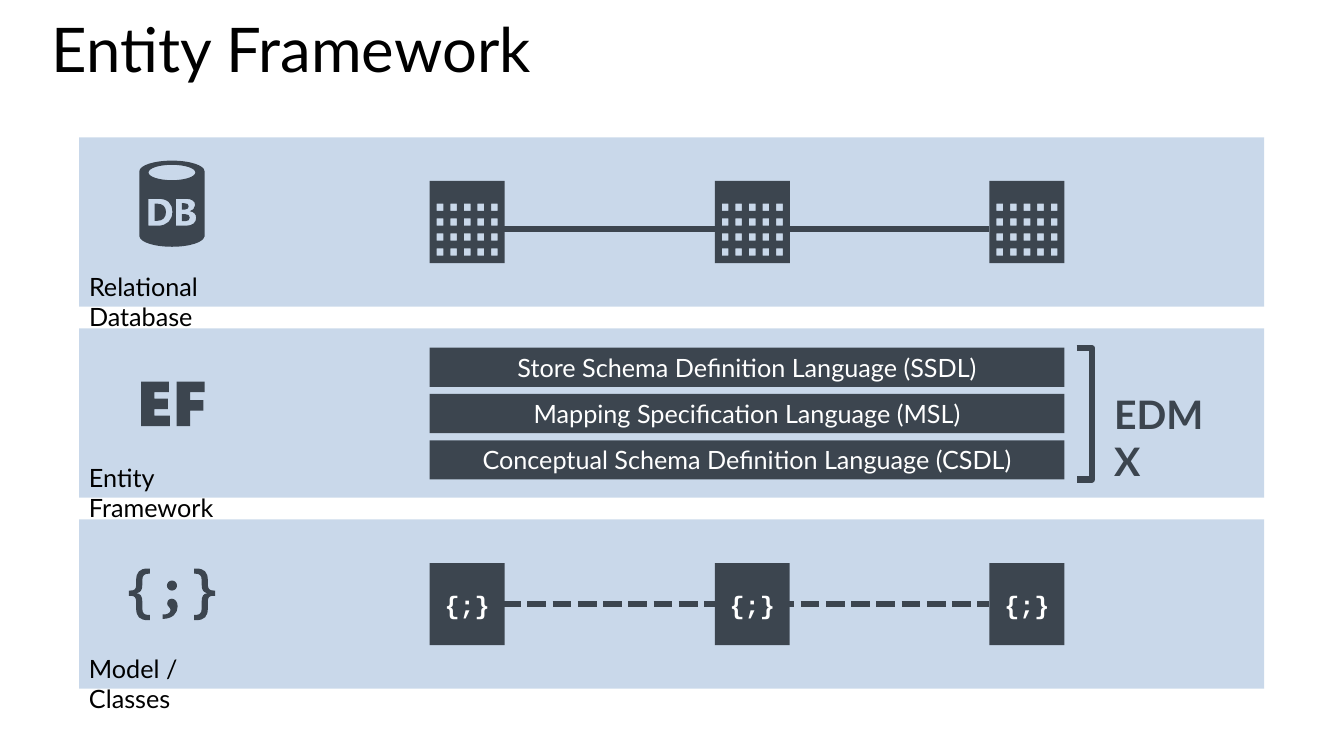
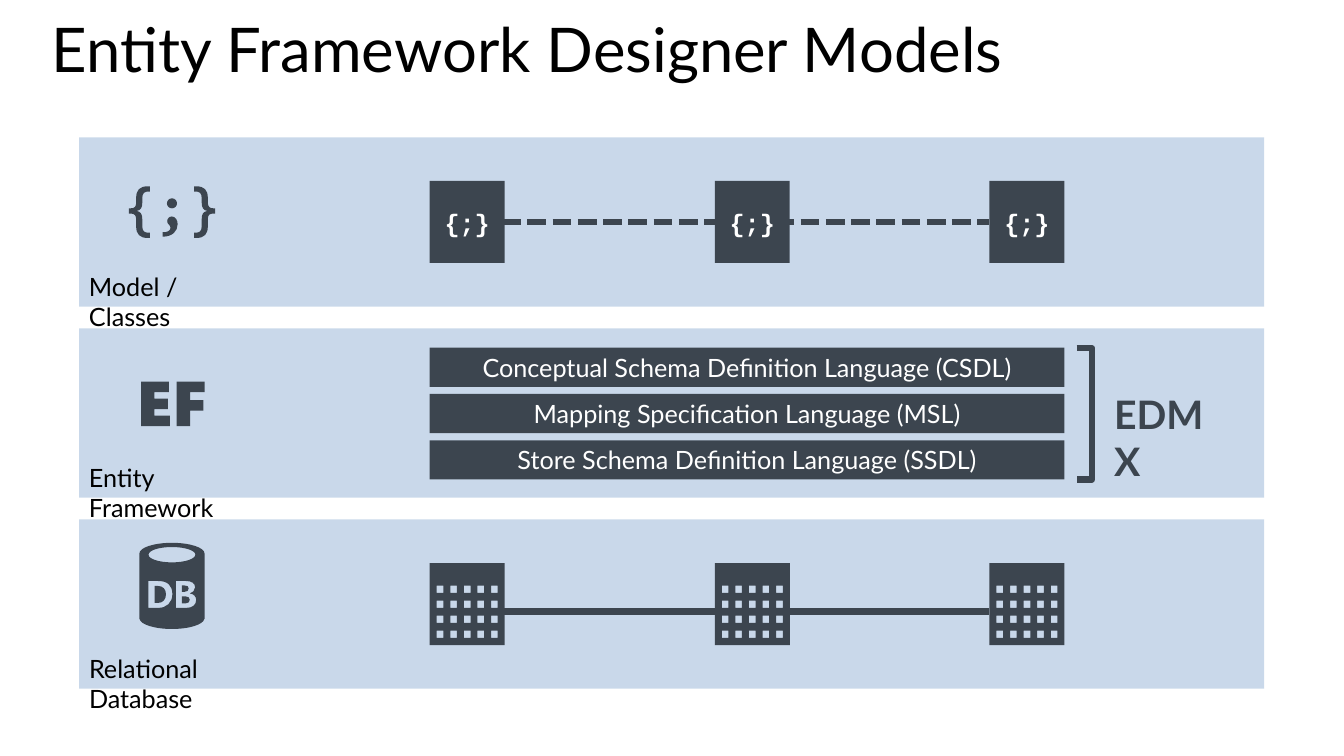
Before and after one commit to BretStateham/MVAWebServicesAndAzure, a slide deck: slide 5 of 05-EntityFramework/05-EntityFramework.pptx. Drawn at 1344x756 pixels with LibreOffice and Linux fonts; fonts in the diff are those of the drawing. Boxes give left, top, right and bottom in pixels: in the first picture for what was removed or moved away, otherwise in the second. Text is boxed around its words. In the diff, an @@ line names an element or a change of style, - is before the commit and + after.

Commit message:
EF Deck Done

```diff
--- a/05-EntityFramework/05-EntityFramework.pptx
+++ b/05-EntityFramework/05-EntityFramework.pptx
@@ title at [52,26,1002,84]: text changed @@
-Entity Framework
+Entity Framework Designer Models
@@ freeform shape: place and size @@
-freeform shape at [139,160,205,246]
+freeform shape at [129,187,216,238]
@@ 3 rectangles: place and size @@
-3 rectangles at [430,564,1065,645]
+3 rectangles at [430,180,1065,262]
@@ line moved from (502, 229) - (717, 229) to (502, 222) - (717, 222) @@
@@ line (502, 222) - (717, 222): stroke #3C454F 4.5 pt to #3C454F 4.5 pt dashed @@
@@ line moved from (775, 229) - (990, 229) to (775, 222) - (990, 222) @@
@@ line (775, 222) - (990, 222): stroke #3C454F 4.5 pt to #3C454F 4.5 pt dashed @@
@@ text "Model / Classes": place and size @@
-text "Model / Classes" at [89,659,170,709]
+text "Model / Classes" at [89,277,170,330]
@@ rectangle "Conceptual Schema Definition Language (CSDL)": place and size @@
-rectangle "Conceptual Schema Definition Language (CSDL)" at [430,441,1065,480]
+rectangle "Conceptual Schema Definition Language (CSDL)" at [430,348,1065,387]
@@ rectangle "Store Schema Definition Language (SSDL)": place and size @@
-rectangle "Store Schema Definition Language (SSDL)" at [430,348,1065,387]
+rectangle "Store Schema Definition Language (SSDL)" at [430,441,1065,480]
@@ freeform shape: place and size @@
-freeform shape at [129,569,216,620]
+freeform shape at [139,542,205,628]
@@ 3 freeform shapes: place and size @@
-3 freeform shapes at [430,180,1065,262]
+3 freeform shapes at [430,564,1065,645]
@@ line moved from (502, 604) - (717, 604) to (502, 612) - (717, 612) @@
@@ line (502, 612) - (717, 612): stroke #3C454F 4.5 pt dashed to #3C454F 4.5 pt @@
@@ line moved from (775, 604) - (990, 604) to (775, 612) - (990, 612) @@
@@ line (775, 612) - (990, 612): stroke #3C454F 4.5 pt dashed to #3C454F 4.5 pt @@
@@ text "Relational Database": place and size @@
-text "Relational Database" at [89,277,198,330]
+text "Relational Database" at [89,659,198,709]
```
Also in this commit, not shown: 3 other slides changed, 5 slides added, 2 slides removed.
